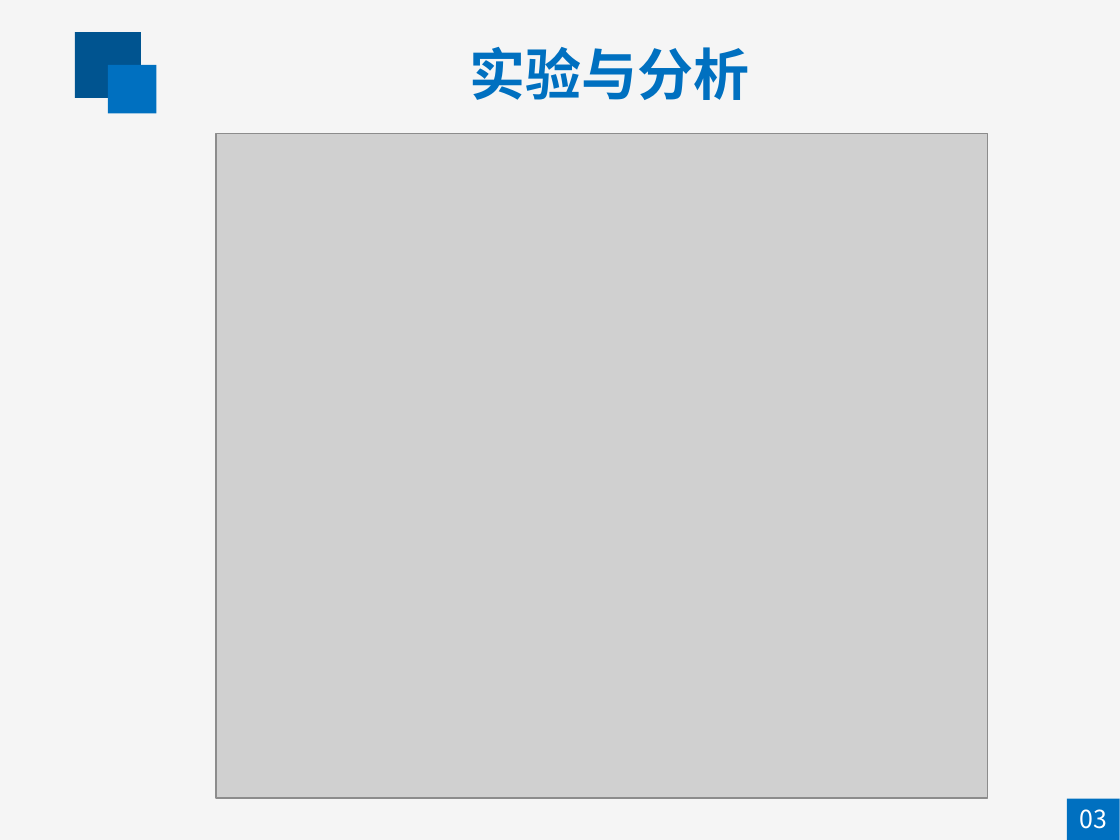
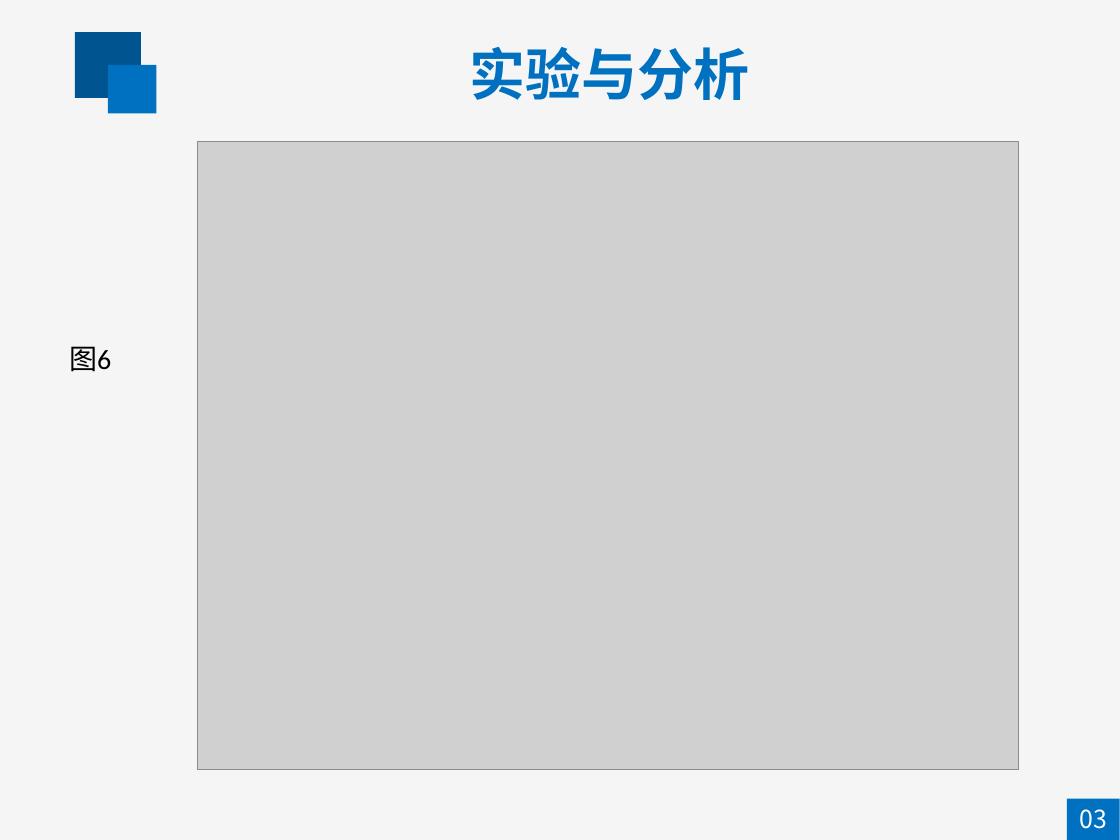
Before and after one commit to ZHuiLBo/PaperBK, a slide deck: slide 33 of 赵惠答辩（删）.pptx. Drawn at 1120x840 pixels with LibreOffice and Linux fonts; fonts in the diff are those of the drawing; grey boxes stand for pictures. Boxes give left, top, right and bottom in pixels: in the first picture for what was removed or moved away, otherwise in the second. Text is boxed around its words. In the diff, an @@ line names an element or a change of style, - is before the commit and + after.

```diff
--- a/赵惠答辩（删）.pptx
+++ b/赵惠答辩（删）.pptx
@@ picture: place and size @@
-picture at [216,133,988,799]
+picture at [197,142,1018,769]
@@ text added at [69,346,111,372], 18 pt, text #000000 @@
+图6
```
Also in this commit, not shown: 1 other file.
